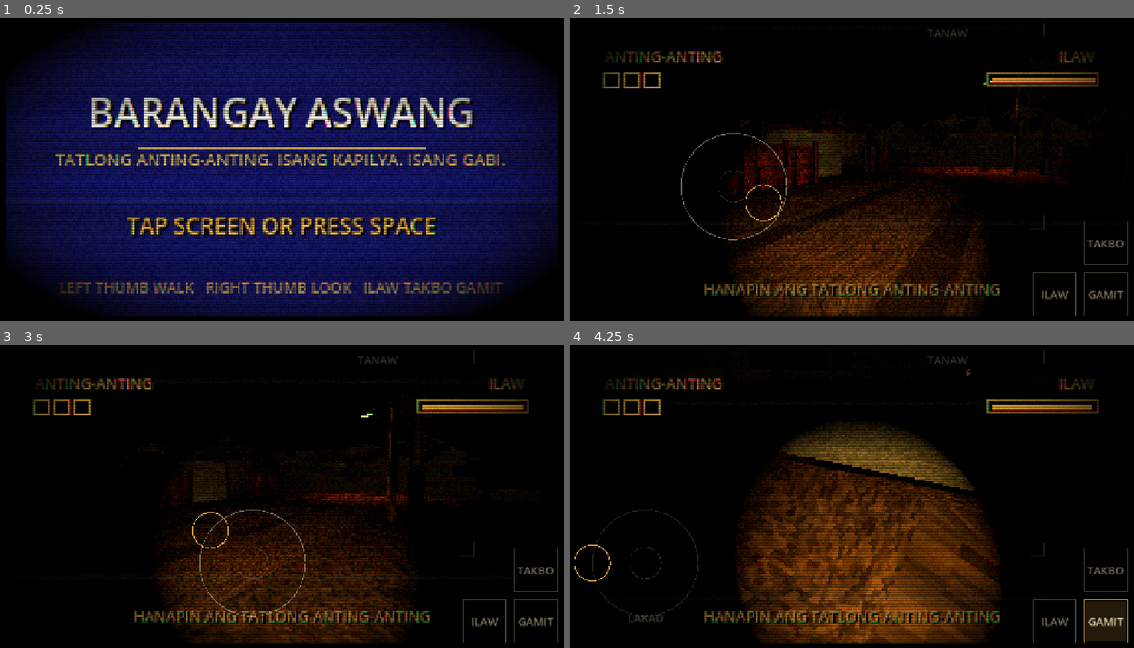
Above: before the commit, frames 1-4 (two rows, left to right).
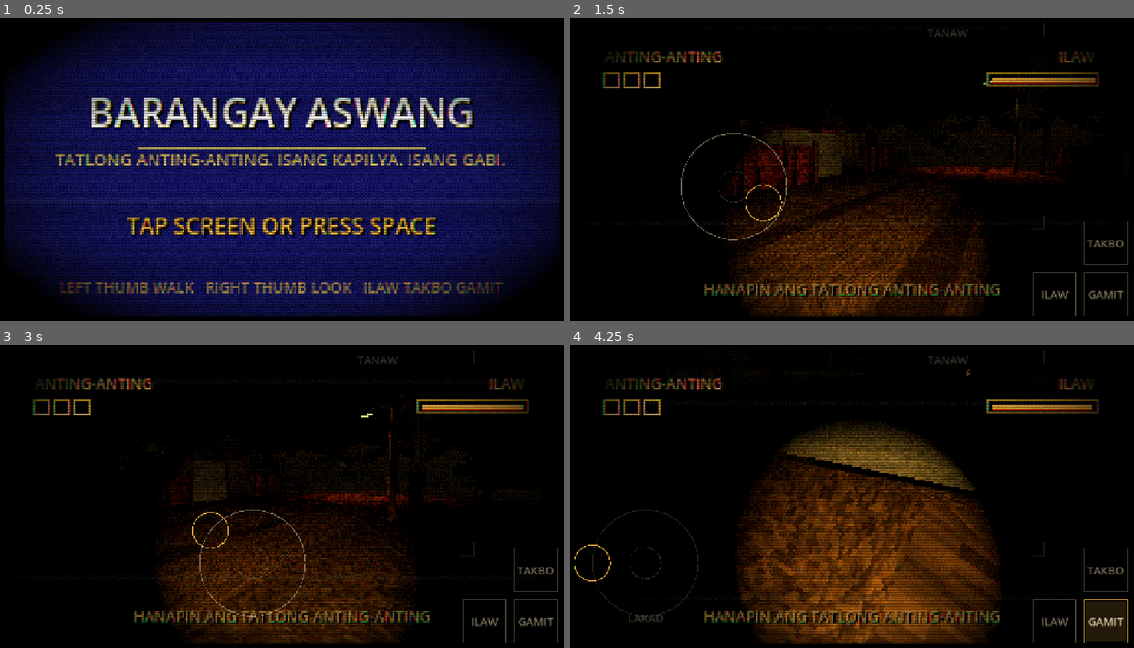
Above: after the commit, the same moments.

Repository: jmbilbao25/Filipino-psx-horror
Game: Godot game, scene res://scenes/title.tscn
Same seed, same stepped clock (60 frames per second), same inputs: the game is played once before the commit and once after it.
Inputs (mouse positions are in pixels of both pictures, inside the frame that each line leads up to):
- Up to frame 1 (0.25 s): no input
- Up to frame 2 (1.5 s): tap Space at 0.5 s; move the mouse to (981, 154) at 0.52 s; hold D (move_right) 0.53-1.25 s; tap F (flashlight) at 0.6 s; click (981, 154) at 0.67 s; drag from (733, 184) to (823, 236) at 1.27 s
- Up to frame 3 (3 s): move the mouse to (338, 423) at 2.02 s; hold D (move_right) 2.03-2.75 s; hold Shift (sprint) 2.03-2.75 s; drag from (253, 563) to (107, 448) at 2.77 s
- Up to frame 4 (4.25 s): move the mouse to (1026, 544) at 3.52 s; hold A (move_left) from 3.53 s (still down); hold E (interact) from 3.53 s (still down)

The runs differ from the first frame. In frame 1, 0.5% of the frame differs, in the area x 0-100%, y 24-90%; in frame 2, 0.4%; in frame 3, 0.4%; in frame 4, 0.5%, in the area x 29-76%, y 8-91%.

Commit message:
Fix black screen on device and portrait orientation
Both bugs were invisible to the offscreen harness, because desktop GL is not
mobile GLES. That is the honest limit of the verification setup.

1. Black screen with rolling scanlines. post.gdshader used SCREEN_PIXEL_SIZE,
   which is only valid in a canvas_item shader that ALSO declares a
   hint_screen_texture sampler. This one does not, so on mobile GLES it came
   through as 0: 1.0/0 = inf, inf/inf = NaN, and then both the Bayer dither
   index and the CRT border's step() went undefined, multiplying the frame to
   black with a few pixels surviving. Desktop GL happened to set it, so every
   capture looked right. Removed the dependence: dither/grain lock to a
   const LOWRES vec2(320,180) -- which is what the effect actually wanted --
   and the border uses a 16:9 constant.

2. Portrait, not landscape. window/handheld/orientation=1 is PORTRAIT in Godot 4;
   landscape is 0. Verified in the built APK, not just the source:
   aapt2 reports android:screenOrientation=0.

Also: rig gets stretch_mode=5 (keep aspect centered) so an odd screen
letterboxes rather than stretching the 320x180 image over the whole panel.

Desktop render is unchanged (title mean luma 23.3, max 255, 0 errors).
APK rebuilt and re-signed.

Diff:
--- a/project.godot
+++ b/project.godot
@@ -19,7 +19,8 @@
 window/size/viewport_height=720
 window/stretch/mode="canvas_items"
 window/stretch/aspect="expand"
-window/handheld/orientation=1
+; 0 = landscape. 1 is PORTRAIT -- that was the bug.
+window/handheld/orientation=0
 window/energy_saving/keep_screen_on=true
 
 [input_devices]
--- a/scenes/psx_rig.tscn
+++ b/scenes/psx_rig.tscn
@@ -42,3 +42,4 @@
 grow_vertical = 2
 texture = SubResource("3_vp")
 expand_mode = 1
+stretch_mode = 5
--- a/shaders/post.gdshader
+++ b/shaders/post.gdshader
@@ -18,6 +18,18 @@
 uniform float border = 0.055;     // black inset, in screen heights
 uniform float corner = 0.070;     // border corner radius
 
+// The 320x180 render target. Dither and grain lock to THIS grid, not to the
+// output resolution: chunky cells that survive the upscale, which is what we
+// want anyway, and it removes all dependence on the screen-pixel builtin.
+//
+// That builtin is only valid in a canvas_item shader that ALSO declares a
+// hint_screen_texture sampler. This one does not, so on mobile GLES it arrived
+// as 0 -> 1.0/0 = inf -> aspect = NaN -> the dither index and the CRT border's
+// step() both went undefined and the frame multiplied to black. Desktop GL
+// happened to set it, which is why this only ever broke on a real device.
+const vec2 LOWRES = vec2(320.0, 180.0);
+const float ASPECT = 16.0 / 9.0;
+
 const float BAYER[16] = float[16](
 	0.0, 8.0, 2.0, 10.0,
 	12.0, 4.0, 14.0, 6.0,
@@ -30,8 +42,7 @@
 }
 
 void fragment() {
-	vec2 px = 1.0 / SCREEN_PIXEL_SIZE;          // output resolution
-	float asp = px.x / px.y;
+	float asp = ASPECT;                         // the rig always shows 16:9
 	vec2 d = UV - 0.5;
 	float r2 = dot(d, d) * 4.0;                 // 0 centre .. ~1+ edges
 
@@ -50,7 +61,7 @@
 	col *= mix(mix(cast_rest, cast_tense, tension), vec3(1.0), smoothstep(0.84, 1.0, l));
 
 	// -- ordered 4x4 Bayer dither, then posterise
-	vec2 dp = mod(floor(UV * px), 4.0);
+	vec2 dp = mod(floor(UV * LOWRES), 4.0);
 	float b = BAYER[int(dp.y) * 4 + int(dp.x)] / 16.0 - 0.46875;
 	col = floor(col * levels + b * dither) / levels;
 
@@ -62,7 +73,7 @@
 
 	// -- animated grain, chunky (locked to the 320x180 grid)
 	// gated on signal so dead-black regions stay exactly #000000
-	vec2 gp = floor(UV * vec2(320.0, 180.0));
+	vec2 gp = floor(UV * LOWRES);
 	float lit = smoothstep(0.0, 0.03, max(col.r, max(col.g, col.b)));
 	col += (hash(gp + fract(TIME) * 91.7) - 0.5) * grain * lit * (1.0 + 2.0 * tension);
 
Not shown, changed: PROGRESS.md
Not shown, changed: dist/barangay-aswang.apk
